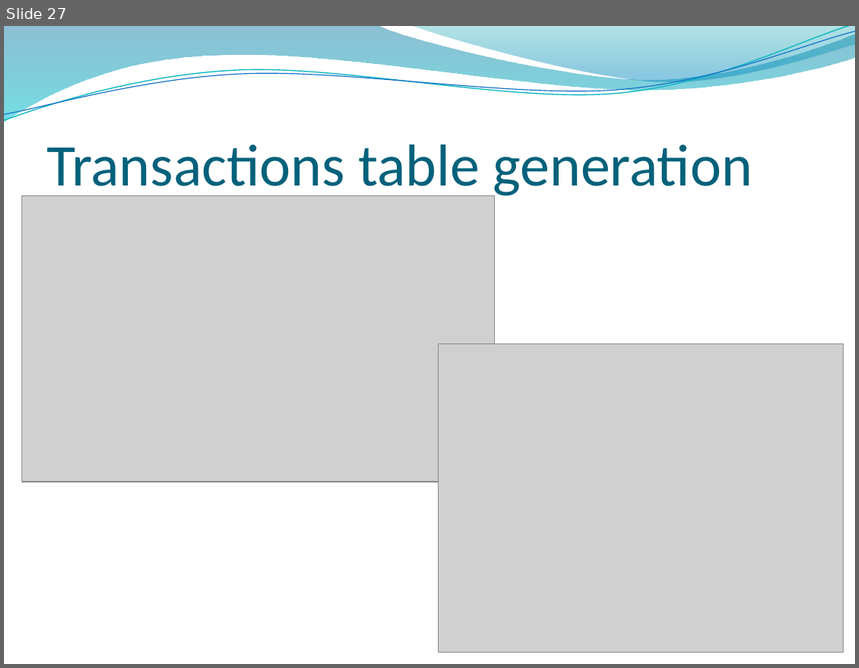
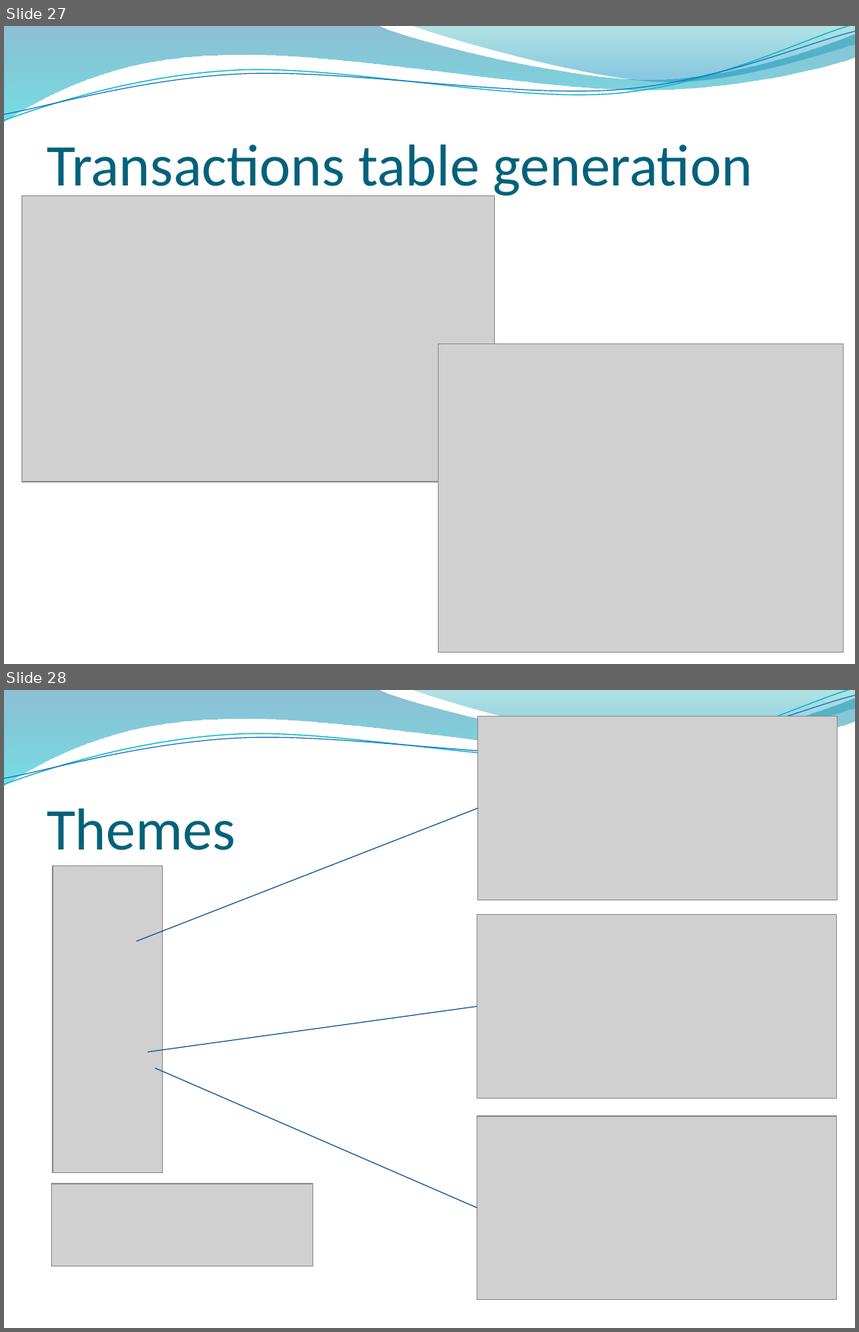
Before and after one commit to Nasdanika/server, a slide deck: Nasdanika HTML.pptx. Shown one above the other, each under a label of ours: slide 27 before the commit, slides 27 and 28 after it. The pictures are 859x668 and 859x1332 pixels, drawn with LibreOffice and Linux fonts; fonts in the diff are those of the drawing; grey boxes stand for pictures; background and template pictures are left out. Boxes give left, top, right and bottom in pixels: in the first picture for what was removed or moved away, otherwise in the second. Text is boxed around its words. In the diff, an @@ line names an element or a change of style, - is before the commit and + after.

Commit message:
HTML: Theme enum and bootstrapRoutingApplication Web: Modification of the extension point for DefaultHtmlFactory - bootstrapCssContainer attribute WebTest: feature version 0.1.0 Workspace Wizard: Generates all projects shells, feature, target, parent and aggregator projects are done.

```diff
--- a/Nasdanika HTML.pptx
+++ b/Nasdanika HTML.pptx
@@ slide 28 added at (4,690,855,1328), background picture (left out); not listed: 4 template elements that a slide beside it also shows @@
@@ picture added at (478,717,837,901) @@
@@ title added at (47,809,236,850), 50 pt, text #04617B @@
+Themes
@@ line added from (137, 941) to (478, 809), #095295 0.75 pt @@
@@ picture added at (53,866,162,1173) @@
@@ picture added at (477,915,836,1099) @@
@@ line added from (148, 1052) to (477, 1007), #095295 0.75 pt @@
@@ line added from (154, 1068) to (477, 1208), #095295 0.75 pt @@
@@ picture added at (477,1116,836,1300) @@
@@ picture added at (52,1184,313,1266) @@
```
Also in this commit, not shown: 1 slide changed, 17 other files.
